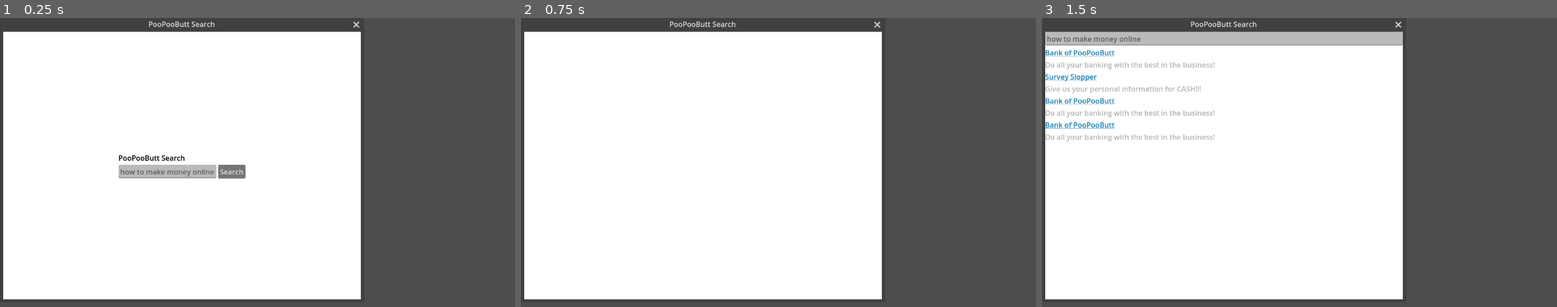
Above: before the commit, frames 1-3 (left to right).
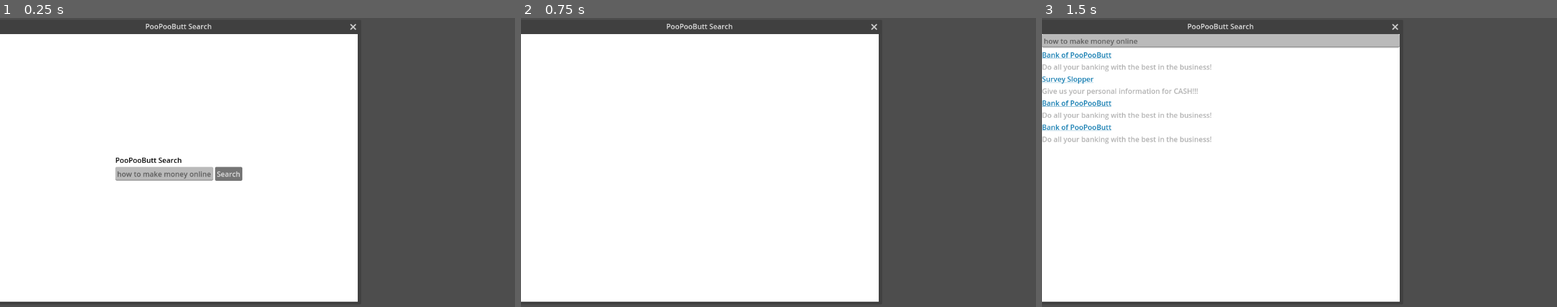
Above: after the commit, the same moments.

Repository: zsmitty2020/SSUFamJam25
Game: Godot game, scene res://main.tscn
Same seed, same stepped clock (60 frames per second), same inputs: the game is played once before the commit and once after it. This scene is started directly instead of the project's main scene.
Inputs:
- Up to frame 1 (0.25 s): no input
- Up to frame 2 (0.75 s): click "Search" at 0.5 s
- Up to frame 3 (1.5 s): tap Enter at 1.25 s; hold Space (flappy_fly_jump, bound only after the commit) from 1.28 s (still down)

The runs differ from the first frame. In frame 1, 3.7% of the frame differs, in the area x 0-71%, y 1-99%; in frame 2, 2.6%; in frame 3, 6.2%.

Commit message:
added fly window and art

Diff:
--- /dev/null
+++ b/ssu-fam-jam-game-godot-project/Windows/Flappy_Fly/Flappy_Fly_Window.gd
@@ -0,0 +1,10 @@
+extends TextureRect
+
+# upon click remove x amount of funds from the account
+# have flappy bird aim for multipliers and stuff thats gen random
+
+
+
+func _on_flappy_fly_close_requested() -> void:
+	GlobalData.open_tabs.erase("Flappy_Fly")
+	get_parent().queue_free()
--- /dev/null
+++ b/ssu-fam-jam-game-godot-project/Windows/Flappy_Fly/Flappy_Fly_Window.tscn
@@ -0,0 +1,52 @@
+[gd_scene load_steps=8 format=3 uid="uid://u3kbb0rnhyd"]
+
+[ext_resource type="Script" uid="uid://d37dlgip2sl1p" path="res://Windows/Flappy_Fly/Flappy_Fly_Window.gd" id="1_7dtey"]
+[ext_resource type="Texture2D" uid="uid://dcmg7h3gxyi72" path="res://Windows/Flappy_Fly/fly/blue.png" id="1_7pej5"]
+[ext_resource type="Texture2D" uid="uid://bshder5ju4nuu" path="res://Windows/Flappy_Fly/fly/fly0.png" id="1_pwww0"]
+[ext_resource type="Texture2D" uid="uid://c14kod8hug86l" path="res://Windows/Flappy_Fly/fly/fly1.png" id="2_tjeak"]
+[ext_resource type="Script" uid="uid://djkx6ysq4je3v" path="res://Windows/Flappy_Fly/flappy_fly.gd" id="4_7dtey"]
+
+[sub_resource type="CircleShape2D" id="CircleShape2D_hitha"]
+
+[sub_resource type="SpriteFrames" id="SpriteFrames_7pej5"]
+animations = [{
+"frames": [{
+"duration": 1.0,
+"texture": ExtResource("1_pwww0")
+}, {
+"duration": 1.0,
+"texture": ExtResource("2_tjeak")
+}],
+"loop": true,
+"name": &"default",
+"speed": 5.0
+}]
+
+[node name="Flappy_Fly" type="Window"]
+oversampling_override = 1.0
+title = "Flappy_Fly"
+position = Vector2i(0, 36)
+size = Vector2i(200, 200)
+
+[node name="FlappyFlyWindow" type="TextureRect" parent="."]
+offset_left = -2.0
+offset_right = 201.0
+offset_bottom = 201.0
+texture = ExtResource("1_7pej5")
+script = ExtResource("1_7dtey")
+
+[node name="FlyPlayer" type="Area2D" parent="."]
+position = Vector2(101, 107)
+script = ExtResource("4_7dtey")
+metadata/_edit_group_ = true
+
+[node name="CollisionShape2D" type="CollisionShape2D" parent="FlyPlayer"]
+shape = SubResource("CircleShape2D_hitha")
+
+[node name="FlappyFly" type="AnimatedSprite2D" parent="FlyPlayer"]
+position = Vector2(1, 0)
+sprite_frames = SubResource("SpriteFrames_7pej5")
+frame = 1
+frame_progress = 0.20838818
+
+[connection signal="close_requested" from="." to="FlappyFlyWindow" method="_on_flappy_fly_close_requested"]
--- /dev/null
+++ b/ssu-fam-jam-game-godot-project/Windows/Flappy_Fly/flappy_fly.gd
@@ -0,0 +1,19 @@
+extends Area2D
+var screen_size
+@export var speed = 400 # How fast the player will move (pixels/sec).
+
+
+func _on_ready() -> void:
+	screen_size = get_viewport_rect().size
+
+func _movement(delta):
+	var velocity = Vector2.ZERO
+	if Input.is_action_pressed("flappy_fly_jump"):
+		velocity.y += 1
+	if velocity.length() > 0:
+		velocity = velocity.normalized() * speed
+		$AnimatedSprite2D.play()
+	else:
+		$AnimatedSprite2D.stop()
+	position += velocity * delta
+	position = position.clamp(Vector2.ZERO, screen_size)
--- a/ssu-fam-jam-game-godot-project/main.tscn
+++ b/ssu-fam-jam-game-godot-project/main.tscn
@@ -7,7 +7,12 @@
 anchors_preset = 15
 anchor_right = 1.0
 anchor_bottom = 1.0
+offset_left = -6.0
+offset_top = -1.0
+offset_right = -6.0
+offset_bottom = -1.0
 grow_horizontal = 2
 grow_vertical = 2
 
 [node name="Window" parent="." instance=ExtResource("1_ig7tw")]
+position = Vector2i(0, 36)
--- a/ssu-fam-jam-game-godot-project/project.godot
+++ b/ssu-fam-jam-game-godot-project/project.godot
@@ -18,3 +18,17 @@
 [autoload]
 
 GlobalData="*res://global_data.gd"
+
+[input]
+
+ui_select={
+"deadzone": 0.5,
+"events": [Object(InputEventJoypadButton,"resource_local_to_scene":false,"resource_name":"","device":0,"button_index":3,"pressure":0.0,"pressed":false,"script":null)
+, Object(InputEventKey,"resource_local_to_scene":false,"resource_name":"","device":0,"window_id":0,"alt_pressed":false,"shift_pressed":false,"ctrl_pressed":false,"meta_pressed":false,"pressed":false,"keycode":32,"physical_keycode":0,"key_label":0,"unicode":32,"location":0,"echo":false,"script":null)
+]
+}
+flappy_fly_jump={
+"deadzone": 0.2,
+"events": [Object(InputEventKey,"resource_local_to_scene":false,"resource_name":"","device":0,"window_id":0,"alt_pressed":false,"shift_pressed":false,"ctrl_pressed":false,"meta_pressed":false,"pressed":false,"keycode":0,"physical_keycode":32,"key_label":0,"unicode":0,"location":0,"echo":false,"script":null)
+]
+}
Not shown, added: ssu-fam-jam-game-godot-project/Windows/Flappy_Fly/Flappy_Fly_Window.gd.uid
Not shown, added: ssu-fam-jam-game-godot-project/Windows/Flappy_Fly/flappy_fly.gd.uid
Binary file added: ssu-fam-jam-game-godot-project/Windows/Flappy_Fly/fly/blue.png
Not shown, added: ssu-fam-jam-game-godot-project/Windows/Flappy_Fly/fly/blue.png.import
Binary file added: ssu-fam-jam-game-godot-project/Windows/Flappy_Fly/fly/cloud1.png
Not shown, added: ssu-fam-jam-game-godot-project/Windows/Flappy_Fly/fly/cloud1.png.import
Binary file added: ssu-fam-jam-game-godot-project/Windows/Flappy_Fly/fly/cloud2.png
Not shown, added: ssu-fam-jam-game-godot-project/Windows/Flappy_Fly/fly/cloud2.png.import
Binary file added: ssu-fam-jam-game-godot-project/Windows/Flappy_Fly/fly/fly0.png
Not shown, added: ssu-fam-jam-game-godot-project/Windows/Flappy_Fly/fly/fly0.png.import
Binary file added: ssu-fam-jam-game-godot-project/Windows/Flappy_Fly/fly/fly1.png
Not shown, added: ssu-fam-jam-game-godot-project/Windows/Flappy_Fly/fly/fly1.png.import
